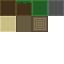
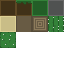
Comparing the layer stacks of the two 64x64 images. Changes:
painted on "Layer 1" over box(0, 16, 64, 48)
